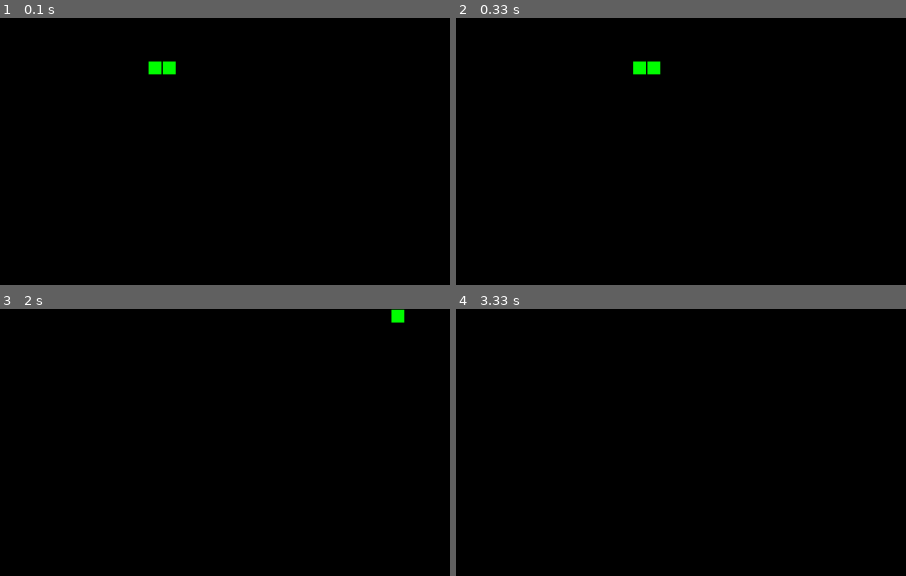
Above: before the commit, frames 1-4 (two rows, left to right).
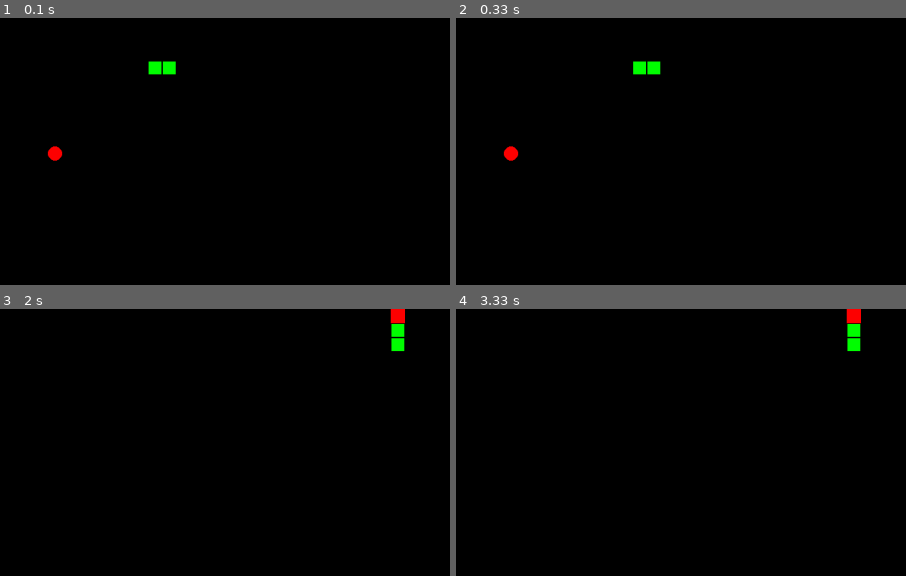
Above: after the commit, the same moments.

Repository: sansy98/sansy_repo
Game: pygame game, started from PythonCode/snekGame/snek.py
The game is run twice, just before and just after one commit, with the same random seed, the same clock (stepped at 60 frames per second) and the same inputs.
Inputs:
- Up to frame 1 (0.1 s): no input
- Up to frame 2 (0.33 s): no input
- Up to frame 3 (2 s): tap Space at 0.33, 0.67 s; hold Up 1.5-1.97 s
- Up to frame 4 (3.33 s): no input
The pictures show only the part of the screen within x 33-83%, y 0-50%; the shares and areas given below are measured in that part.

The runs differ from the first frame. In frame 1, 0.1% of the frame differs, in the area x 10-14%, y 47-54%; in frame 2, 0.1%; in frame 3, 0.5%, in the area x 86-90%, y 0-16%; in frame 4, 0.5%.

Commit message:
Finished Snake Game!!!

Diff:
--- a/PythonCode/snekGame/snek.py
+++ b/PythonCode/snekGame/snek.py
@@ -1,8 +1,9 @@
 import pygame as pg
 from pygame.locals import *
 import math
+import random
+import time
 
-#CELL = 20;
 
 class bodyPart():
     def __init__(self, x, y):
@@ -20,8 +21,8 @@
     def updateLocVars(self):
         for body in self.bodies:
             #Adding key with assigned value to globals() creating in result a new global variable :D
-            globals()["PrevX" + str(self.bodies.index(body))] = body.x;
-            globals()["PrevY" + str(self.bodies.index(body))] = body.y;
+            globals()["PrevX" + str(self.bodies.index(body))] = body.x;       #Previous X value: PrevXi   i = obj index
+            globals()["PrevY" + str(self.bodies.index(body))] = body.y;       #Previous Y value: PrevYi   i = obj index
 
     def update(self):
         #Snake direction update
@@ -38,12 +39,34 @@
         elif pressed[pg.K_UP] and self.direction != (0, 1) and pg.time.get_ticks() - self.lastDrift > 120:
             self.direction = (0, -1);
             self.lastDrift = pg.time.get_ticks();
-        #Snake movement and prevs update
+        #Snake movement update
         if pg.time.get_ticks() - self.waitT > 70:
             self.move();
+        #Snake check not collided update
+        if len(self.bodies) > 2:
+            for body in self.bodies:
+                for i in self.bodies:
+                    if body.x == i.x and body.y == i.y and body != i and body != self.bodies[-1] and i != self.bodies[-1]:
+                        screen.fill((0, 0, 0));
+                        self.drawSnake();
+                        drawGrid();
+                        pg.draw.rect(screen, (255, 0, 0), Rect(body.x, body.y, 20, 20));
+                        self.die();
+        if self.bodies[0].x >= 1260 or self.bodies[0].y >= 750 or self.bodies[0].x < 0 or self.bodies[0].y < 0:
+            screen.fill((0, 0, 0));
+            self.drawSnake();
+            drawGrid();
+            pg.draw.rect(screen, (255, 0, 0), Rect(self.bodies[1].x, self.bodies[1].y, 20, 20));
+            self.die();
+
         self.updateLocVars();
         #Draw updated snake
-        self.draw();
+        self.drawSnake();
+
+    def die(self):
+        pg.display.update();
+        time.sleep(3);
+        globals()["running"] = False;
 
     def move(self):
         self.waitT = pg.time.get_ticks();
@@ -55,7 +78,7 @@
                 body.x = globals().get("PrevX" + str(self.bodies.index(body) - 1));
                 body.y = globals().get("PrevY" + str(self.bodies.index(body) - 1));
 
-    def draw(self):
+    def drawSnake(self):
         for body in self.bodies:
             pg.draw.rect(screen, (0, 255, 0), Rect(body.x, body.y, 20, 20));
 
@@ -64,8 +87,22 @@
 
 
 class Food():
-    pass;
+    def __init__(self, x = random.choice(range(10, 1251, 20)), y = random.choice(range(10, 741, 20)), rect = Rect(0, 0, 0, 0)):
+        self.x = x;
+        self.y = y;
+        self.rect = Rect(x+10 , y+10, 20, 20);
 
+    def update(self):
+        self.drawFood();
+
+    def respawn(self):
+            self.x = random.choice(range(10, 1251, 20));
+            self.y = random.choice(range(10, 741, 20));
+            self.drawFood();
+
+    def drawFood(self):
+        pg.draw.circle(screen, (255, 0 ,0), (self.x, self.y), 10);
+        pg.display.update();
 
 def drawGrid():
     cellWidth = 20;
@@ -88,8 +125,11 @@
 screen = pg.display.set_mode((width, height));
 pg.display.set_caption("Snek gaem");
 running = True;
+lastEat = pg.time.get_ticks();
 snake = Snake();
+prevSnekLen = len(snake.bodies);
 snake.updateLocVars();
+food = Food();
 
 while running:
     for event in pg.event.get():
@@ -100,9 +140,18 @@
             running = False;
 
     screen.fill(BLACK);
+    if len(snake.bodies) > 0 and food.x - 10 == snake.bodies[0].x and food.y - 10 == snake.bodies[0].y and pg.time.get_ticks() - lastEat > 100:
+        lastEat = pg.time.get_ticks();
+        food.respawn();
+        snake.grow();
+
+    #drawGrid();
     snake.update();
+    #if snake.die() and len(snake.bodies) > 2: running = False;
     drawGrid();
+    food.drawFood();
     pg.display.update();
     clock.tick(60);
+    #print(str(snake.bodies[0].x) + " " +str(snake.bodies[0].y) + " || " + str(food.x) + " " + str(food.y));
 
 pg.quit();
